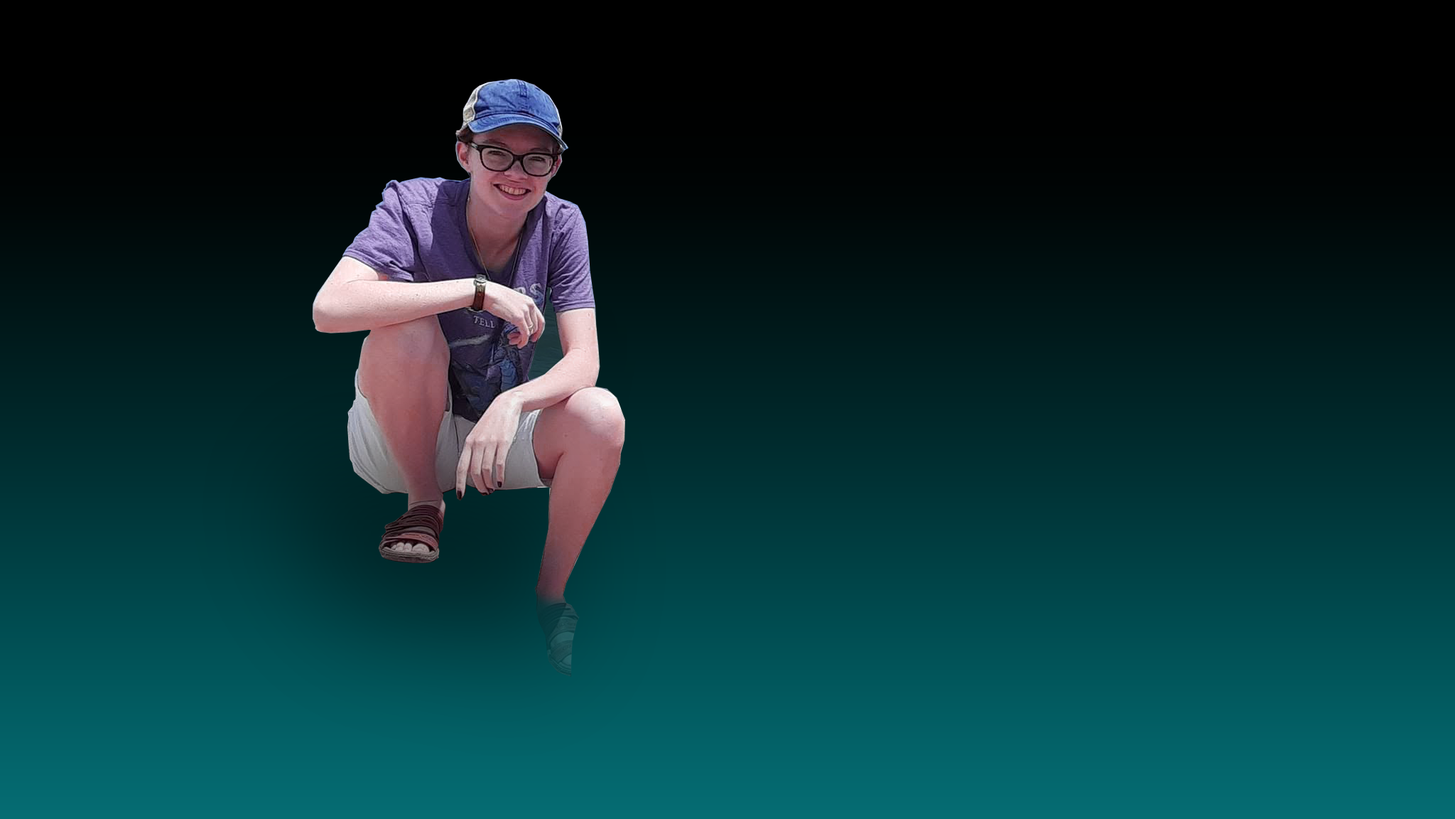
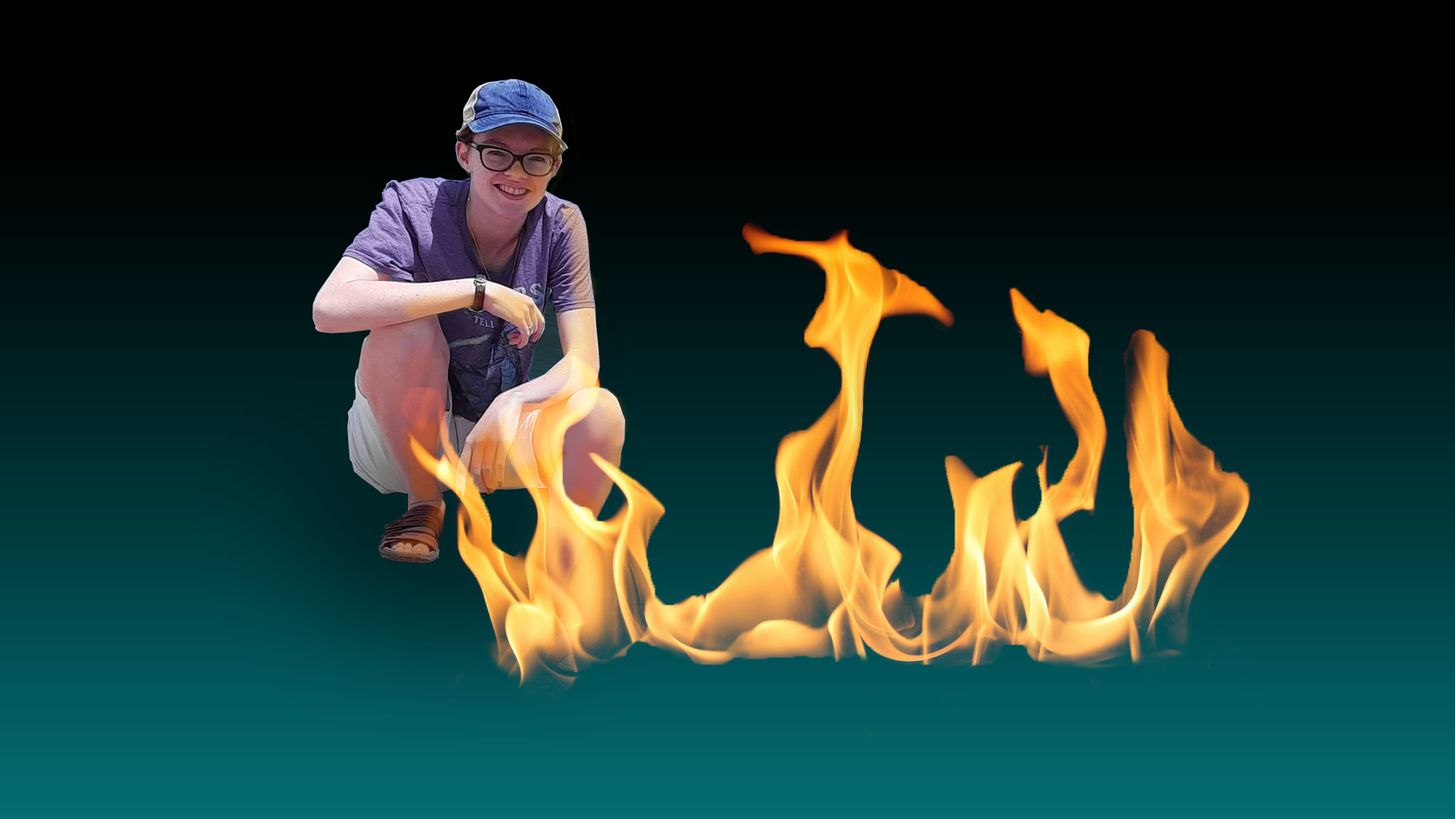
The second 1455 x 819 image is a revision of the first. Changes to its layers:
added layer "flames copy" (screen) above "Layer 2" over left=400, top=214, right=1257, bottom=737
added layer "Layer 2" above "Layer 1" over left=387, top=105, right=637, bottom=565
